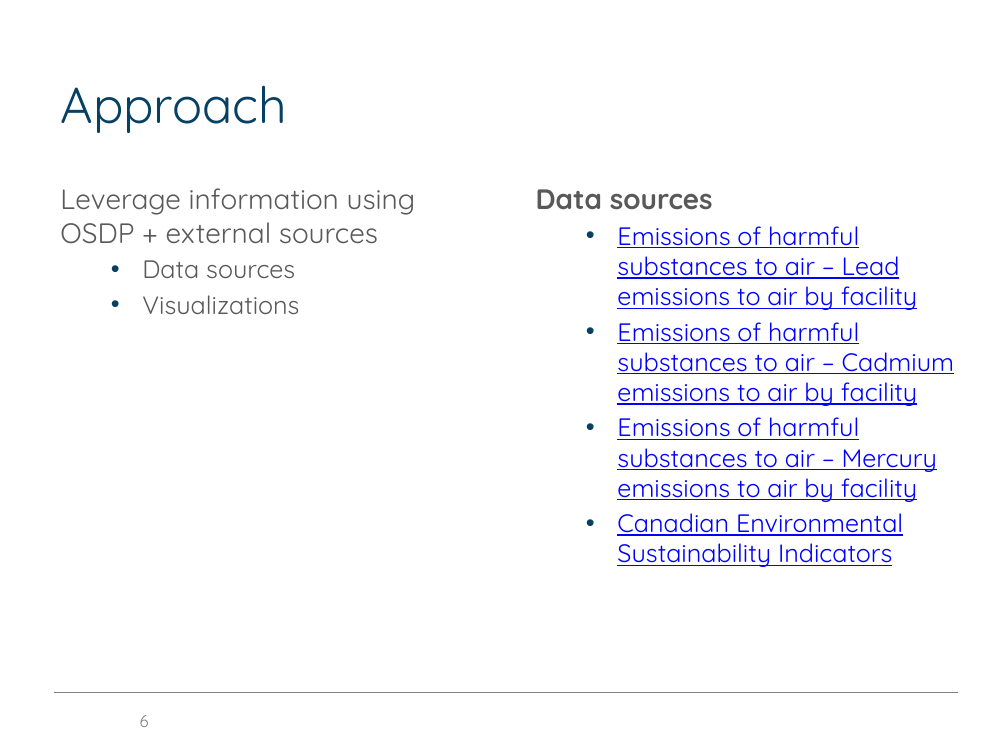
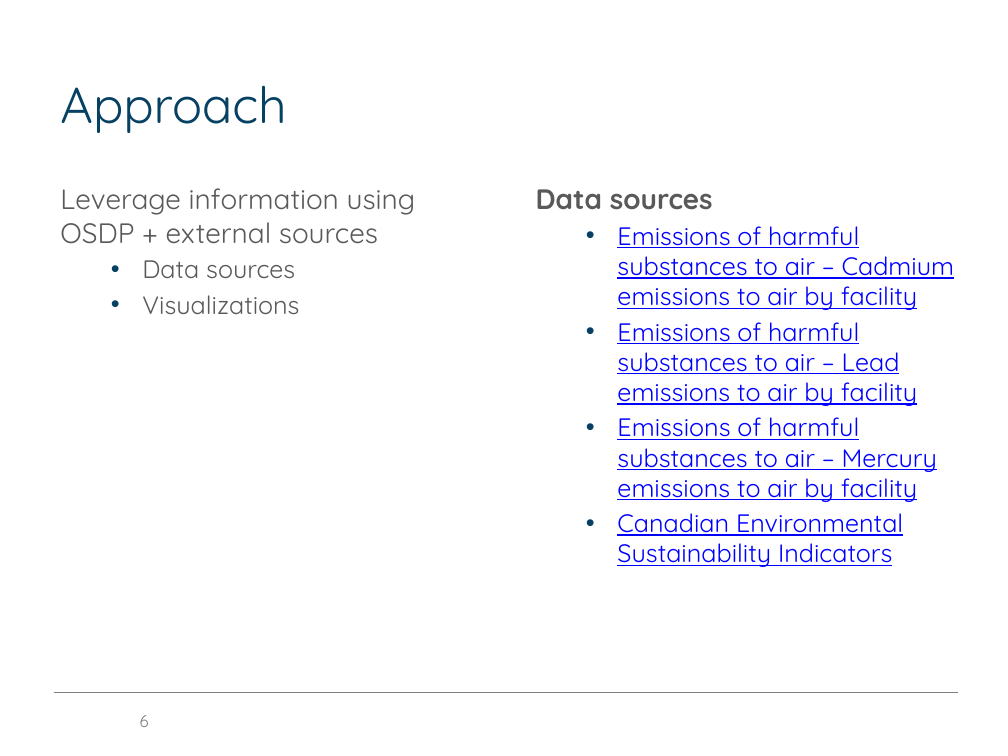
Before and after one commit to edimaudo/hackathon_coding_challenges, a slide deck: slide 6 of open_data_platform_hackathon/osdp_deck.pptx. Drawn at 1008x756 pixels with LibreOffice and Linux fonts; fonts in the diff are those of the drawing; background and template pictures are left out. Boxes give left, top, right and bottom in pixels: in the first picture for what was removed or moved away, otherwise in the second. Text is boxed around its words. In the diff, an @@ line names an element or a change of style, - is before the commit and + after.

```diff
--- a/open_data_platform_hackathon/osdp_deck.pptx
+++ b/open_data_platform_hackathon/osdp_deck.pptx
@@ text at bbox=[617, 226, 954, 310]: paragraph added @@
+  • Emissions of harmful substances to air – Cadmium emissions to air by facility
@@ text at bbox=[617, 322, 954, 406]: paragraph removed @@
-  • Emissions of harmful substances to air – Cadmium emissions to air by facility
```
Also in this commit, not shown: 4 other slides changed, 8 slides added, 2 slides removed.
